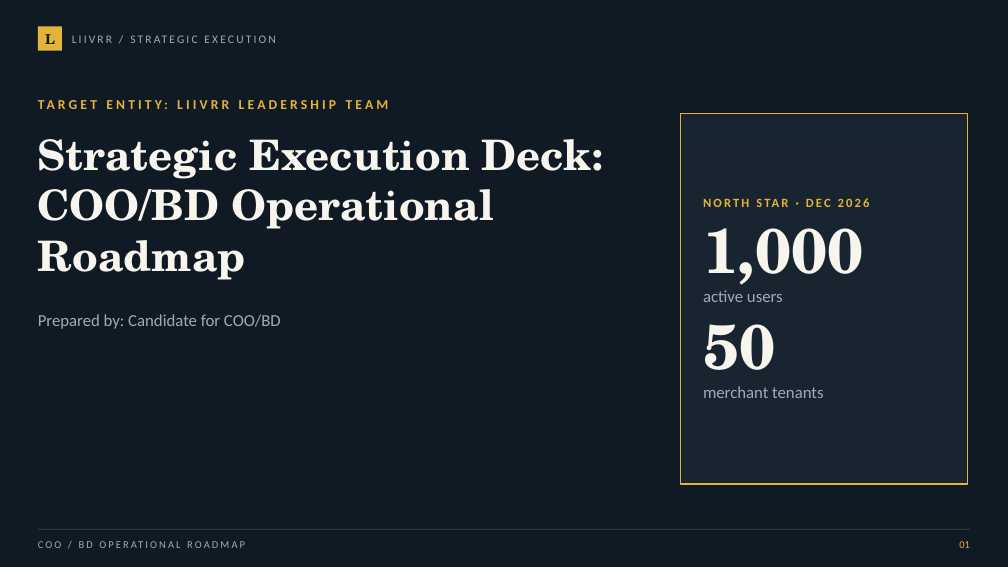
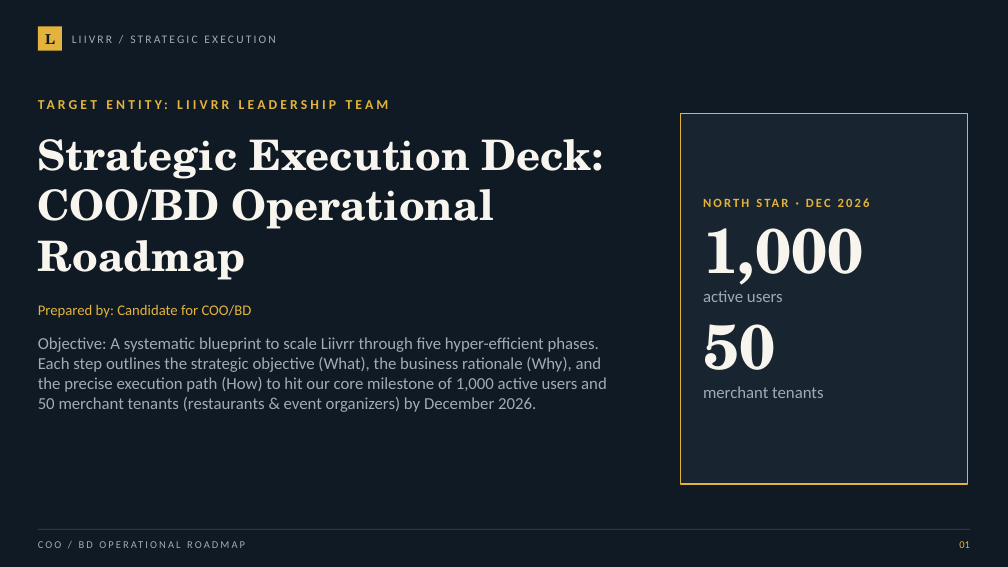
Before and after one commit to ethannyathi/direct-strategy-pdf, a slide deck: slide 1 of public/Liivrr_Strategic_Execution_Roadmap.pptx. Drawn at 1008x567 pixels with LibreOffice and Linux fonts; fonts in the diff are those of the drawing. Boxes give left, top, right and bottom in pixels: in the first picture for what was removed or moved away, otherwise in the second. Text is boxed around its words. In the diff, an @@ line names an element or a change of style, - is before the commit and + after.

```diff
--- a/public/Liivrr_Strategic_Execution_Roadmap.pptx
+++ b/public/Liivrr_Strategic_Execution_Roadmap.pptx
@@ text "Prepared by: Candidate for COO/BD": place and size @@
-text "Prepared by: Candidate for COO/BD" at <box>38,314,281,329</box>
+text "Prepared by: Candidate for COO/BD" at <box>38,304,252,318</box>
@@ text "Prepared by: Candidate for COO/BD" at <box>38,304,252,318</box>: size 16 to 14 pt, text colour #A3AAB3 to #E3B33B; vertical alignment top to middle @@
@@ text added at <box>38,337,607,412</box>, 16 pt, text #A3AAB3 @@
+Objective: A systematic blueprint to scale Liivrr through five hyper-efficient phases. Each step outlines the strategic objective (What), the business rationale (Why), and the precise execution path (How) to hit our core milestone of 1,000 active users and 50 merchant tenants (restaurants & event organizers) by December 2026.
```
Also in this commit, not shown: 6 other slides changed, 1 other file.
